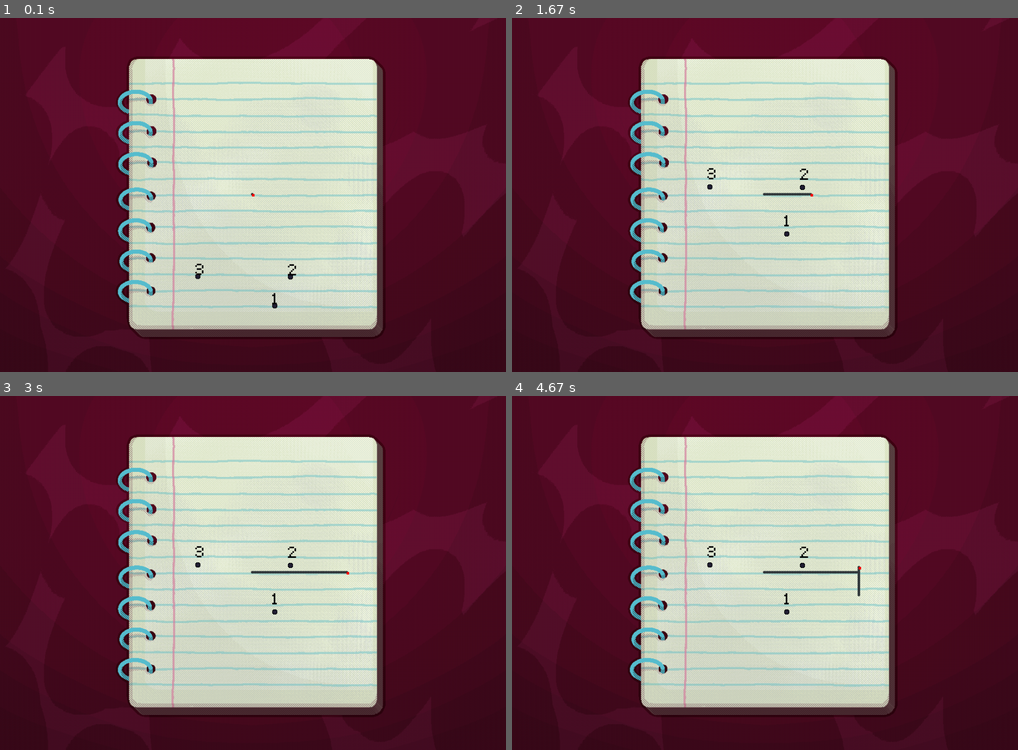
Above: before the commit, frames 1-4 (two rows, left to right).
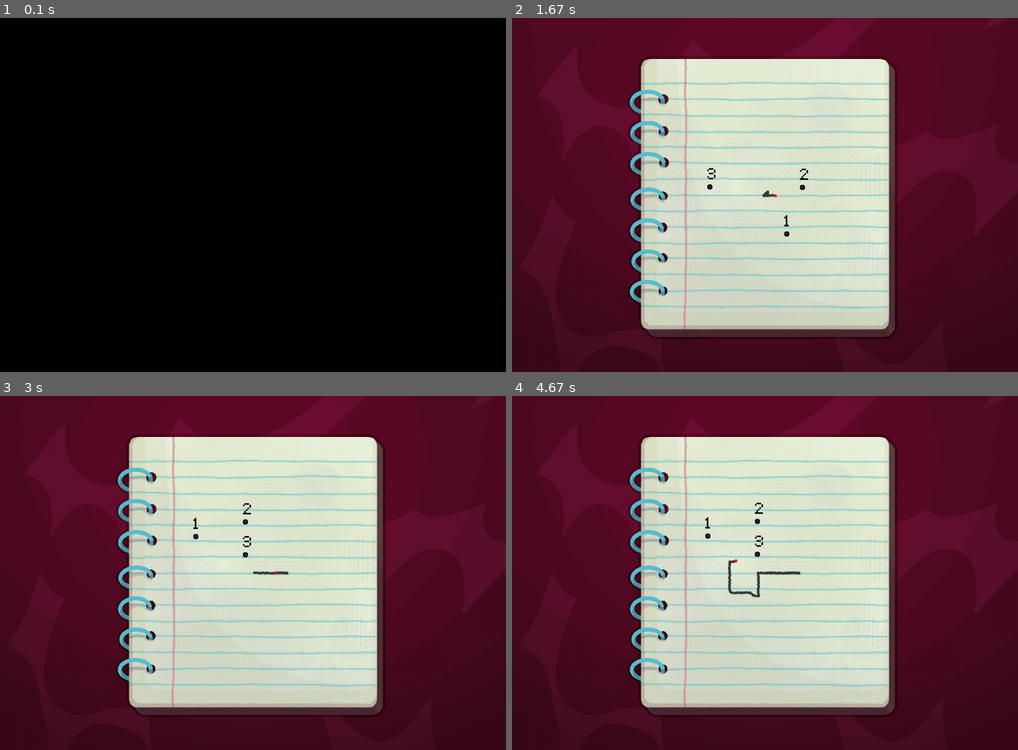
Above: after the commit, the same moments.

Repository: chmestan/Pygame---Connect-the-dots
Game: pygame game, started from game.py
Two runs of this game, one before a commit and one after it. Both use one fixed random seed, a clock stepped at 60 frames per second and the inputs below.
Inputs:
- Up to frame 1 (0.1 s): no input
- Up to frame 2 (1.67 s): hold W 0.33-0.8 s; hold Right 0.33-0.8 s; tap S at 0.83 s; tap Q at 1.17 s; hold Right from 1.5 s (still down)
- Up to frame 3 (3 s): release Right at 1.97 s; hold W 2-2.3 s; hold Right 2.33-2.8 s; hold A from 2.83 s (still down)
- Up to frame 4 (4.67 s): release A at 3.37 s; hold Down 3.4-3.7 s; tap Z at 3.47, 3.8, 4.1, 4.23, 4.63 s; hold A 3.73-4.13 s; hold Up 4.17-4.53 s; hold D from 4.57 s (still down)

The runs differ from the first frame. In frame 1, 100% of the frame differs, in the area x 0-100%, y 0-100%; in frame 2, less than 0.1%; in frame 3, 0.4%; in frame 4, 0.6%.

Commit message:
Add tutorial screen and slide

Diff:
--- a/game.py
+++ b/game.py
@@ -49,6 +49,13 @@
 # initialisation du nombre de dots
 STARTINGNBOFDOTS = 3
 numberOfDots = STARTINGNBOFDOTS
+
+# Tutorial state
+playing = False
+tutorial = True
+tutorial_bg = pygame.Surface((1000,700)) # capital S, arguments: a tuple with width and height
+tutorial_bg.fill('black')
+tuto_screen_rect = tutorial_bg.get_rect()
 
 class Dot(pygame.sprite.Sprite):
 
@@ -66,7 +73,6 @@
         self.pos_index = (self.coord[0], 800)
 
     def IndexDisplay(self):
-
         if (self.collision_flag == True and self.timer < 6):
             self.dot_index = pygame.transform.rotozoom(self.dot_index, 0, 1.001)
         elif (self.collision_flag == True and self.timer < 6):
@@ -86,8 +92,8 @@
             self.timer = 0
 
     def DotDisplay(self):
-        self.pos = (self.coord[0], self.pos[1]+(self.coord[1]- self.pos[1])*.15) #tweening
-        screen.blit(self.image, self.pos)
+            self.pos = (self.coord[0], self.pos[1]+(self.coord[1]- self.pos[1])*.15) #tweening
+            screen.blit(self.image, self.pos)
 
     def update(self):
         self.DotDisplay()
@@ -110,27 +116,28 @@
         keys = pygame.key.get_pressed()
         move_x, move_y = 0, 0
 
-        if keys[pygame.K_UP] and self.rect.top > play_zone[1][0]:
-            move_y = -self.speed
-        if keys[pygame.K_DOWN] and self.rect.bottom < play_zone[1][1]:
-            move_y = self.speed
-        if keys[pygame.K_LEFT] and self.rect.left > play_zone[0][0]:
-            move_x = -self.speed
-        if keys[pygame.K_RIGHT] and self.rect.left < play_zone[0][1]:
-            move_x = self.speed
-
-        # Adjust diagonal movement speed by a smaller factor
-        if move_x != 0 and move_y != 0:
-            diagonal_factor = 0.75  # Adjust this factor as needed
-            move_x *= diagonal_factor
-            move_y *= diagonal_factor
-
-        # Update the position using floats for precision
-        self.position.x += move_x
-        self.position.y += move_y
-
-        # Update the rect position from the float position
-        self.rect.center = (int(self.position.x), int(self.position.y))
+        if playing:
+            if (keys[pygame.K_UP] or keys[pygame.K_w] or keys[pygame.K_z]) and self.rect.top > play_zone[1][0]:
+                move_y = -self.speed
+            if (keys[pygame.K_DOWN] or keys[pygame.K_s]) and self.rect.bottom < play_zone[1][1]:
+                move_y = self.speed
+            if (keys[pygame.K_LEFT] or keys[pygame.K_a] or keys[pygame.K_q]) and self.rect.left > play_zone[0][0]:
+                move_x = -self.speed
+            if (keys[pygame.K_RIGHT] or keys[pygame.K_d]) and self.rect.left < play_zone[0][1]:
+                move_x = self.speed
+
+            # Adjust diagonal movement speed by a smaller factor
+            if move_x != 0 and move_y != 0:
+                diagonal_factor = 0.75  # Adjust this factor as needed
+                move_x *= diagonal_factor
+                move_y *= diagonal_factor
+
+            # Update the position using floats for precision
+            self.position.x += move_x
+            self.position.y += move_y
+
+            # Update the rect position from the float position
+            self.rect.center = (int(self.position.x), int(self.position.y))
 
     def update(self):
         self.playerMovement()
@@ -139,7 +146,7 @@
     def __init__(self):
         super().__init__()
         self.image = pygame.image.load('graphics/line.png').convert_alpha()
-        self.rect = self.image.get_rect(center = (player.sprite.rect.x, player.sprite.rect.y))
+        self.rect = self.image.get_rect(center = (player.sprite.rect.x + randint(1,2), player.sprite.rect.y  + randint(1,2)))
 
     def LineDisplay(self):
         screen.blit(self.image, self.rect)
@@ -186,15 +193,29 @@
     dotGroup.empty()
     dots_reached.clear()
 
-
+def Tutorial():
+    tuto_screen_moving = False
+    if not tutorial:
+        if tuto_screen_rect.top >= 750:
+            tuto_screen_rect.top = 750
+            return tuto_screen_moving
+        else:
+            tuto_screen_rect.top += 30
+            tuto_screen_moving = True
+    screen.blit(tutorial_bg, tuto_screen_rect)
+    return tuto_screen_moving
 
 ####################################################################################
 
-#écran tuto
-
 SetUp(numberOfDots)
 
 while True:
+
+    if (tutorial):
+        keys = pygame.key.get_pressed()
+        if True in keys:
+            tutorial = False
+
     screen.blit(bgImage,(0,0))
     # screen.blit(player.image, player.rect)
 
@@ -225,10 +246,12 @@
         player.update()
 
     else:
-        time.sleep(0.3)
+        time.sleep(0.1)
         Clear()
         numberOfDots +=1
         SetUp(numberOfDots)
 
+    playing = not Tutorial()
+
     pygame.display.update()
     clock.tick(60)
